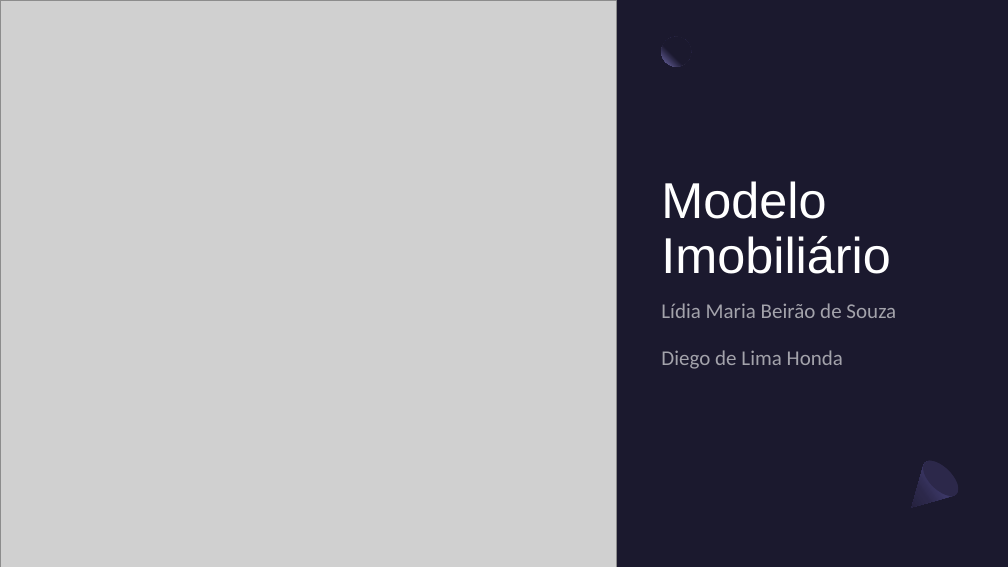
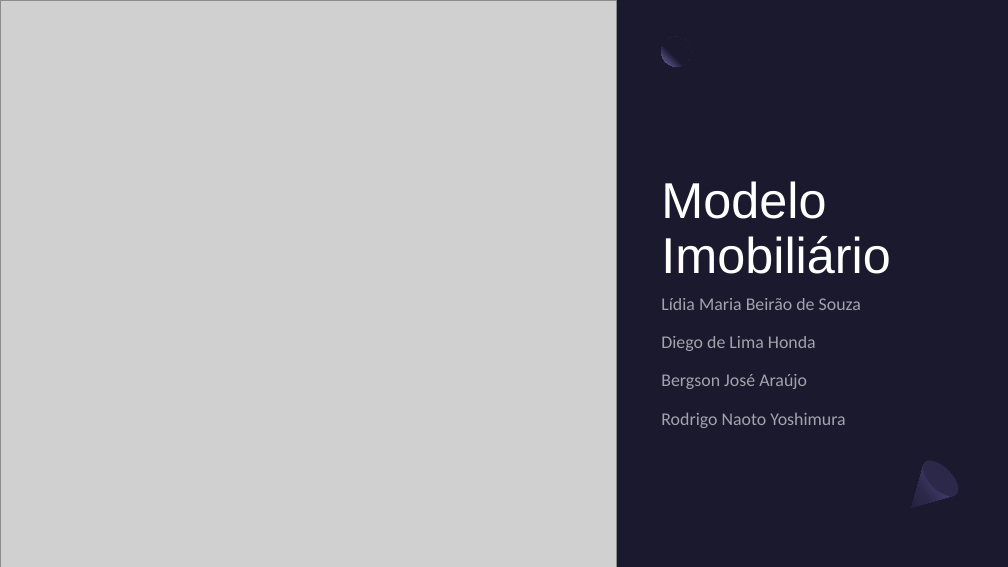
Before and after one commit to lidiambsouza/price_properties, a slide deck: slide 1 of Modelo Imobiliário.pptx. Drawn at 1008x567 pixels with LibreOffice and Linux fonts; fonts in the diff are those of the drawing; grey boxes stand for pictures. Boxes give left, top, right and bottom in pixels: in the first picture for what was removed or moved away, otherwise in the second. Text is boxed around its words. In the diff, an @@ line names an element or a change of style, - is before the commit and + after.

```diff
--- a/Modelo Imobiliário.pptx
+++ b/Modelo Imobiliário.pptx
@@ text at (661,298,861,351): size 20 to 17 pt in "Lídia Maria Beirão de Souza", "Diego de Lima Honda"; line spacing 1.1 to 0.9 @@
@@ text at (661,374,845,428): paragraphs added @@
+Bergson José Araújo
+Rodrigo Naoto Yoshimura
```
Also in this commit, not shown: 4 other slides changed.
